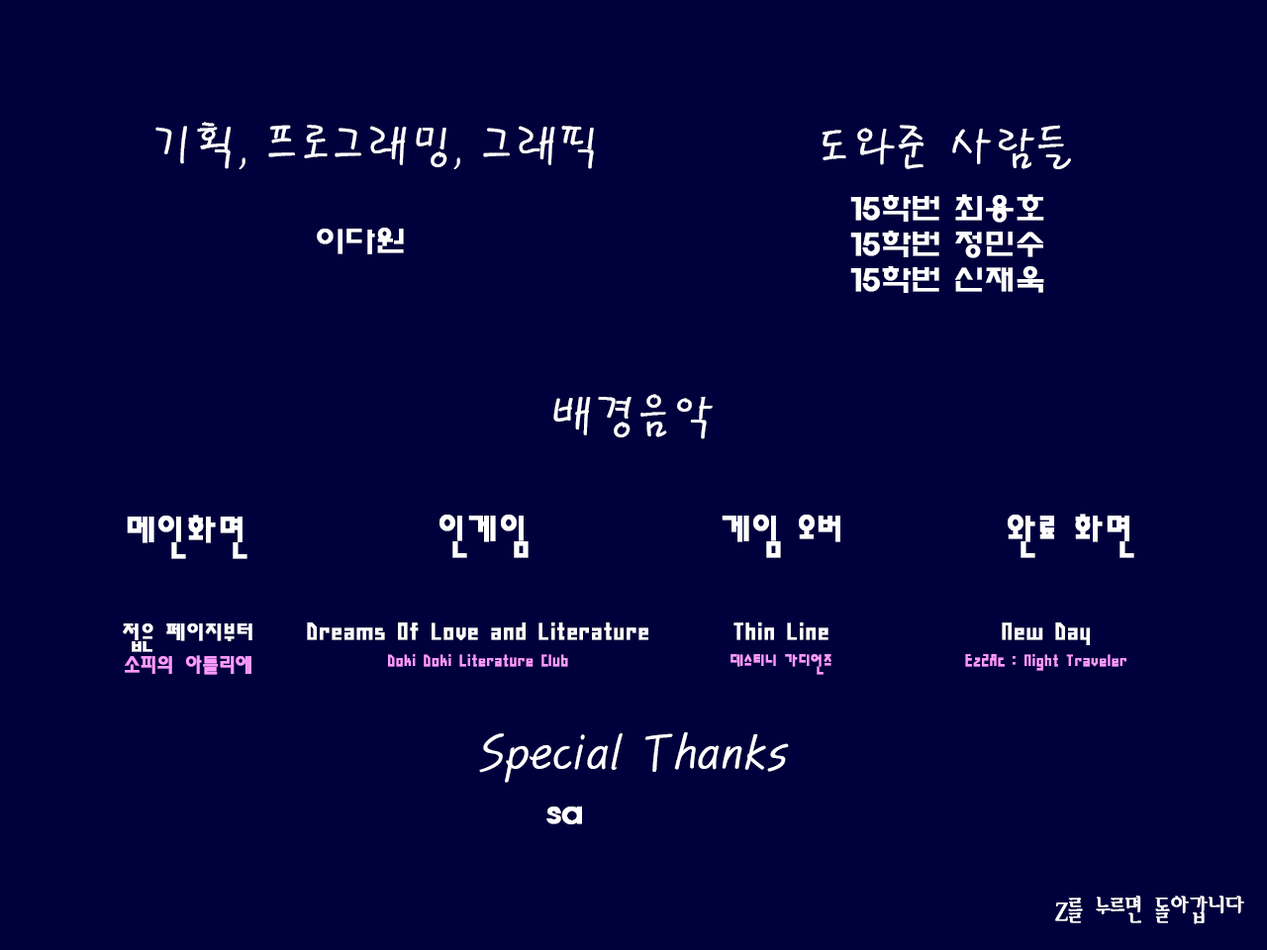
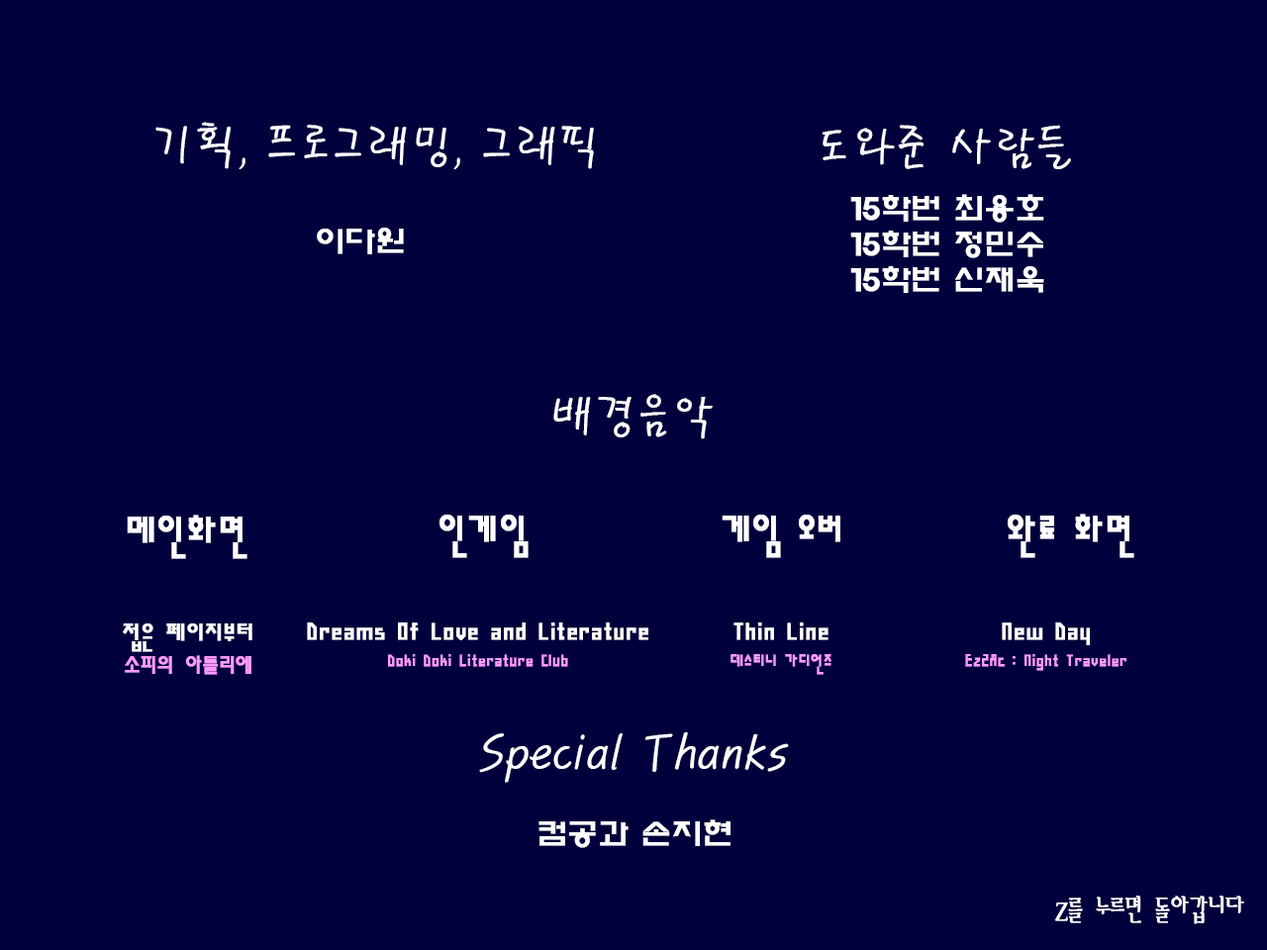
The second 1267px x 950px image is a revision of the first. Changes to its layers:
renamed "sa" to "컴공과 손지현", painted on it over [538, 806, 731, 849]
